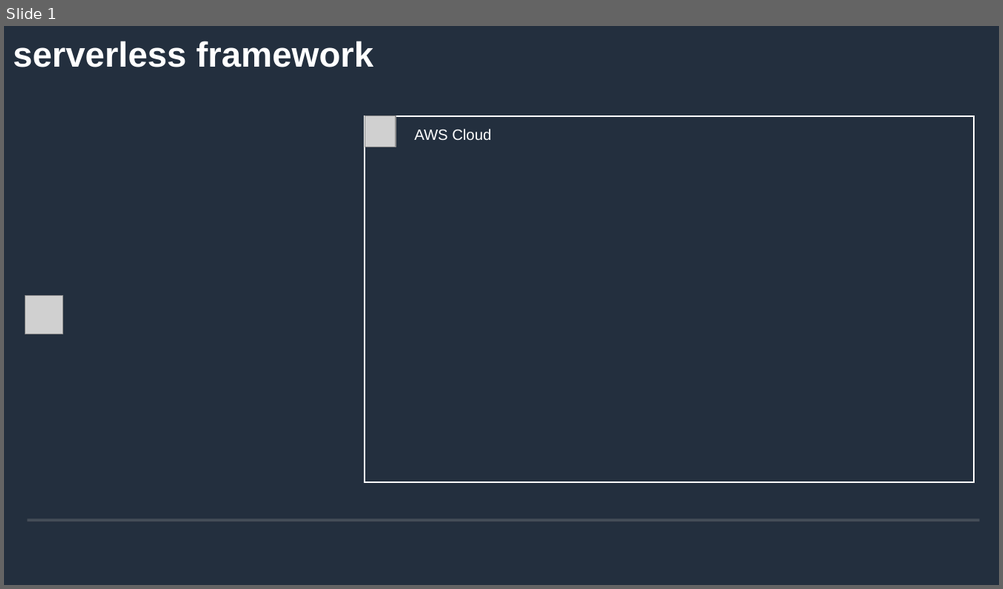
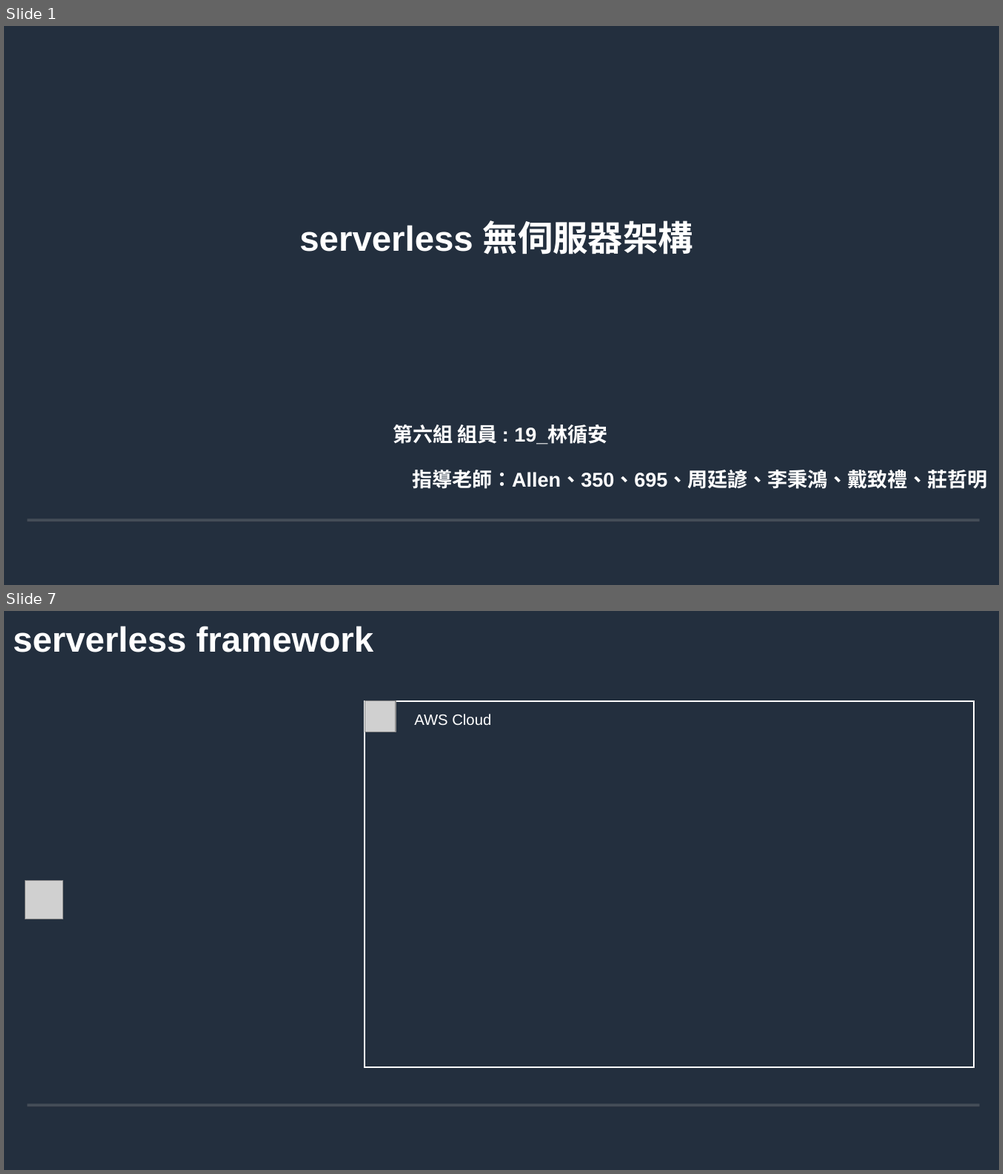
Before and after one commit to andygithub9/cfc104_2, a slide deck: 104.odp. Shown one above the other, each under a label of ours: slide 1 before the commit, slides 1 and 7 after it; the slides between them are not shown. The pictures are 1003x589 and 1003x1174 pixels, drawn with LibreOffice and Linux fonts; fonts in the diff are those of the drawing; grey boxes stand for pictures; background and template pictures are left out. Boxes give left, top, right and bottom in pixels: in the first picture for what was removed or moved away, otherwise in the second. Text is boxed around its words. In the diff, an @@ line names an element or a change of style, - is before the commit and + after.

```diff
--- a/104.odp
+++ b/104.odp
@@ slide 1 added at (4,26,999,585), background #232F3E; not listed: 2 template elements that a slide beside it also shows @@
@@ title added at (299,221,693,255), 28 pt, text #FFFFFF, bold @@
+serverless 無伺服器架構
@@ title added at (392,425,607,445), 16 pt, text #FFFFFF, bold @@
+第六組 組員 : 19_林循安
@@ title added at (412,470,987,489), 16 pt, text #FFFFFF, bold @@
+指導老師：Allen、350、695、周廷諺、李秉鴻、戴致禮、莊哲明
@@ what was slide 1 is now slide 7 @@
```
Also in this commit, not shown: 2 slides changed, 20 other slides added, 2 other files.
